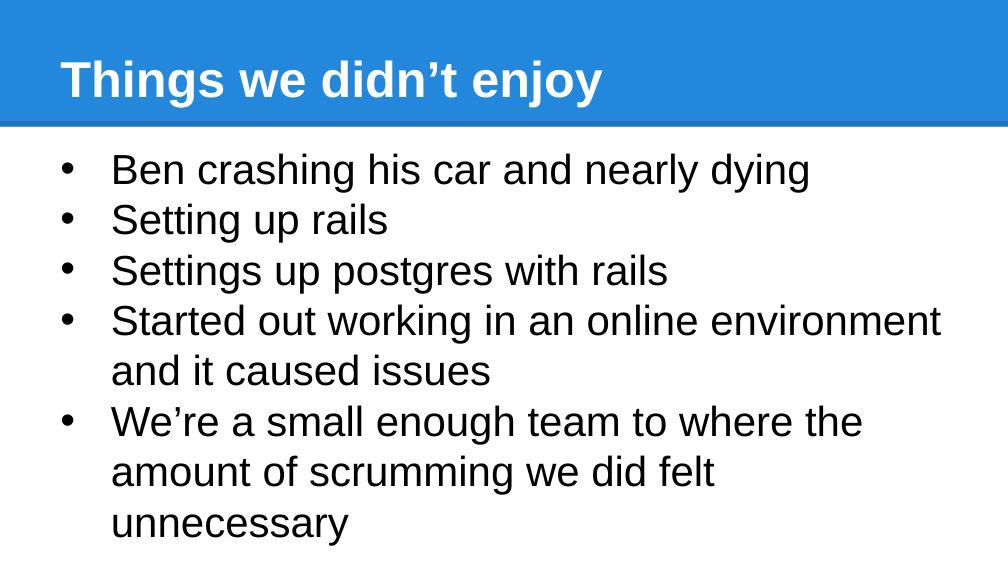
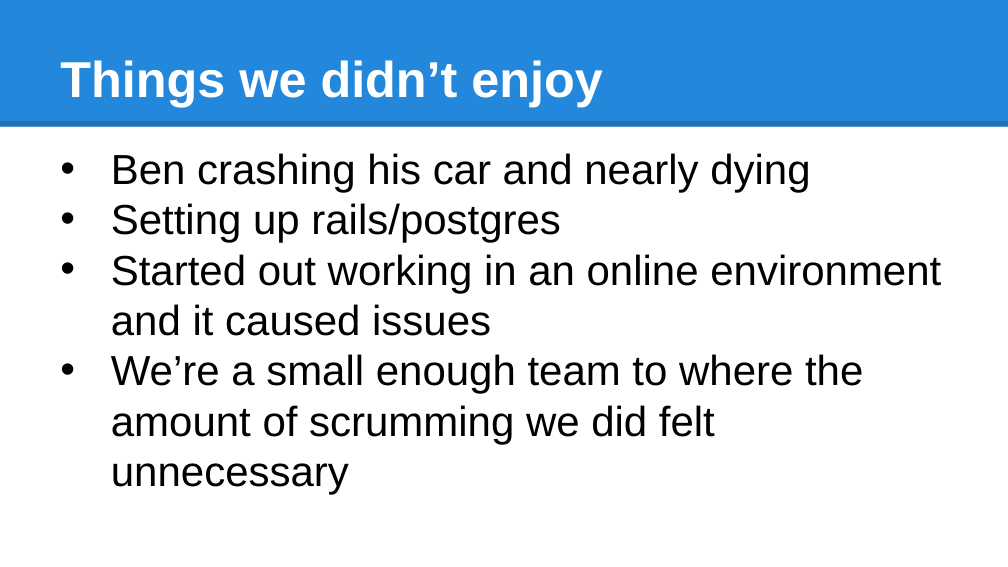
Before and after one commit to JoshNussbaum/classroom-hero-rails, a slide deck: slide 11 of CS115_Presentation.pptx. Drawn at 1008x567 pixels with LibreOffice and Linux fonts; fonts in the diff are those of the drawing. Boxes give left, top, right and bottom in pixels: in the first picture for what was removed or moved away, otherwise in the second. Text is boxed around its words. In the diff, an @@ line names an element or a change of style, - is before the commit and + after.

```diff
--- a/CS115_Presentation.pptx
+++ b/CS115_Presentation.pptx
@@ text at [111, 203, 561, 243]: text changed @@
-• Setting up rails
-• Settings up postgres with rails
+• Setting up rails/postgres
```
Also in this commit, not shown: 1 other slide changed, 1 slide removed, 30 other files.
